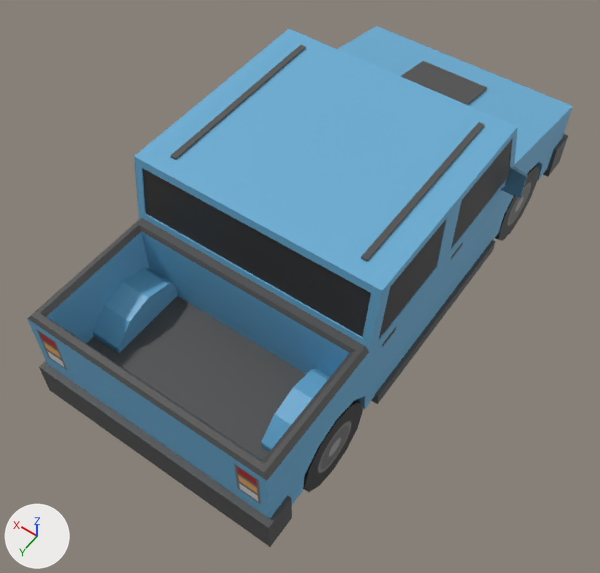
The glTF model public/models/vehicles/pickup-truck.gltf: old version first, new version second.
Both versions are drawn from a 50 mm lens placed at (-3.19, 4.87, 7.49), pointed at (-0.09, 0.54, 0.67). Every picture has the same lights, and +X, +Y and +Z are marked at lower left. The first picture is the older version.

Before the edit, the objects in view are built like this:
```python
me_cube_095 = bpy.data.meshes.new('Cube.095')
me_cube_095.from_pydata(...)  # 377 vertices, 694 faces; spans x -1.58..1.52, y -3.13..2.83, z 0.0..2.27
me_cube_095.materials.append(mat_material_006)  # picture img_vehicle_pick_up_truck_3
ob_vehicle_pick_up_truck = bpy.data.objects.new('Vehicle_Pick up Truck', me_cube_095)
ob_vehicle_pick_up_truck.location = (0.0, 0.0, 0.0)
```
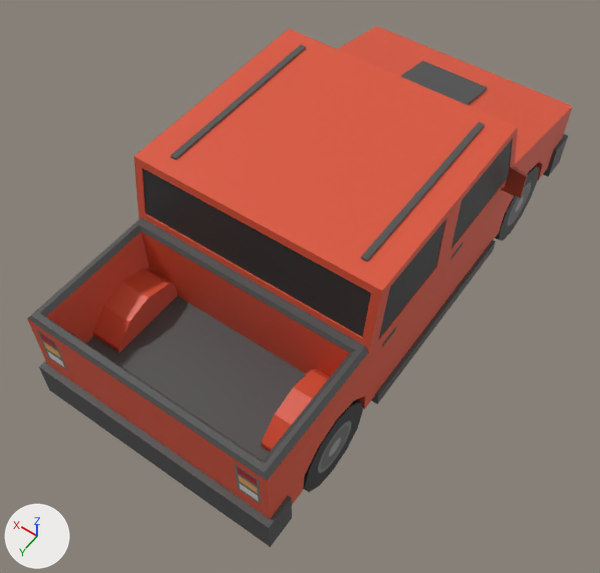
The newer file is also turned or shifted as a whole; pictures and numbers use the older file's frame.

Location of each change, (x1, y1, x2, y2) in pixels of the pictures (600 x 573 px):
'Vehicle_Pick up Truck', recoloured (blue to red)
    both: (27, 26, 573, 522)

Edits to the bpy script that builds the scene:
```text
Add img_vehicle_pick_up_truck_1:
    img_vehicle_pick_up_truck_1 = load_image('Vehicle_Pick up Truck_1', '_unpacked/Vehicle_Pick_up_Truck_1', 512, 512, 'sRGB')
Add mat_material_003:
    mat_material_003 = principled_material('Material.003')
    mat_material_003.texture = img_vehicle_pick_up_truck_1
Change me_cube_095:
    where me_cube_095.from_pydata(...)  # 377 vertices, 694 faces; spans x -1.58..1.52, y -3.13..2.83, z 0.0..2.27
    remove me_cube_095.materials.append(mat_material_006)  # picture img_vehicle_pick_up_truck_3
    add me_cube_095.materials.append(mat_material_003)  # picture img_vehicle_pick_up_truck_1
```
